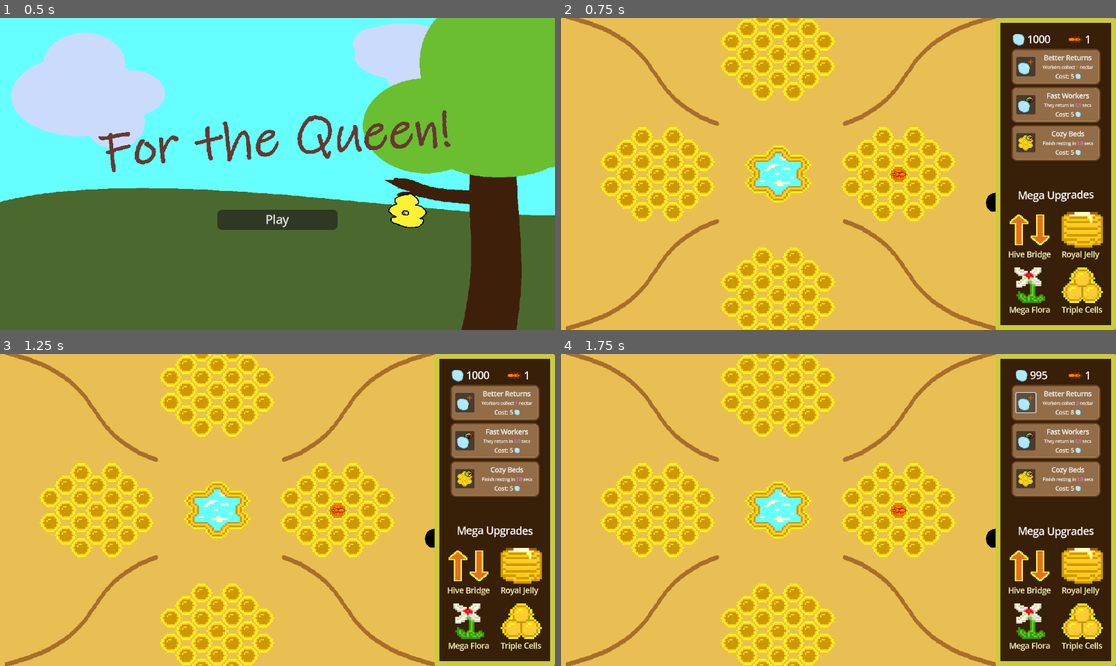
Above: before the commit, frames 1-4 (two rows, left to right).
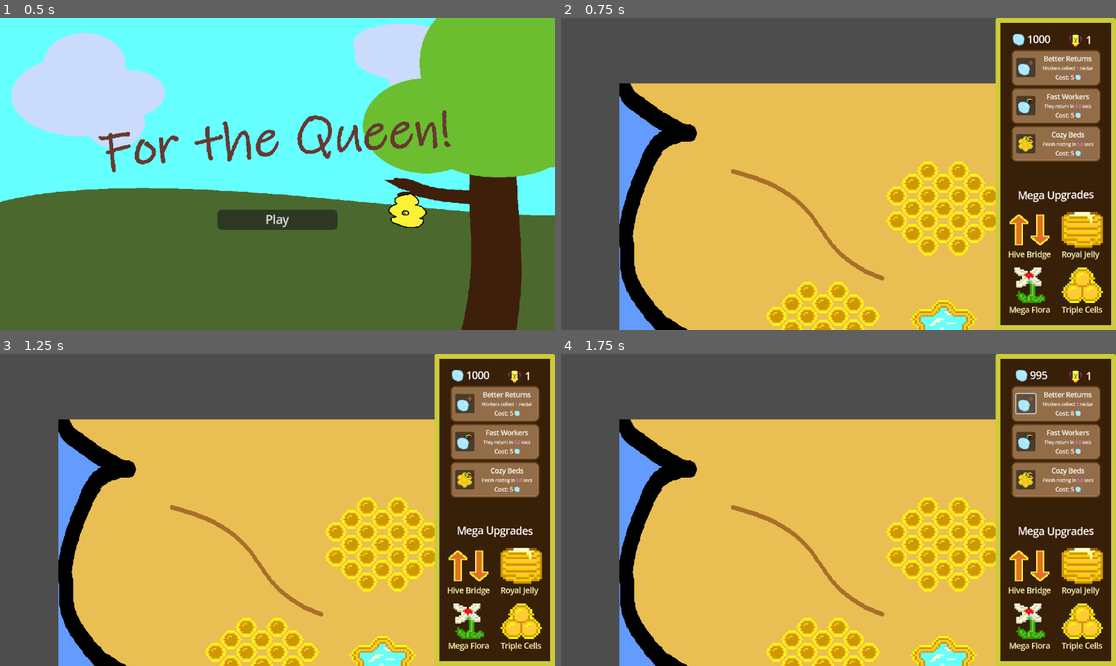
Above: after the commit, the same moments.

Repository: SBSoftwareDev/brainless
Game: Godot game, scene res://src/scenes/menu.tscn
Two runs of this game, one before a commit and one after it. Both use one fixed random seed, a clock stepped at 60 frames per second and the inputs below.
Inputs (mouse positions are in pixels of both pictures, inside the frame that each line leads up to):
- Up to frame 1 (0.5 s): no input
- Up to frame 2 (0.75 s): click "Play" at 0.5 s
- Up to frame 3 (1.25 s): no input
- Up to frame 4 (1.75 s): click (1027, 403) at 1.25 s

Frame 1 is identical in both runs. In frame 2, 47% of the frame differs, in the area x 0-100%, y 0-100%; in frame 3, 47%; in frame 4, 47%.

Commit message:
merged changes from dev_h

Diff:
--- a/project.godot
+++ b/project.godot
@@ -32,21 +32,40 @@
 "Camera Up"={
 "deadzone": 0.2,
 "events": [Object(InputEventKey,"resource_local_to_scene":false,"resource_name":"","device":-1,"window_id":0,"alt_press …(192 unchanged characters)…
+, Object(InputEventKey,"resource_local_to_scene":false,"resource_name":"","device":-1,"window_id":0,"alt_pressed":false,"shift_pressed":false,"ctrl_pressed":false,"meta_pressed":false,"pressed":false,"keycode":0,"physical_keycode":4194320,"key_label":0,"unicode":0,"location":0,"echo":false,"script":null)
 ]
 }
 "Camera Down"={
 "deadzone": 0.2,
 "events": [Object(InputEventKey,"resource_local_to_scene":false,"resource_name":"","device":-1,"window_id":0,"alt_press …(192 unchanged characters)…
+, Object(InputEventKey,"resource_local_to_scene":false,"resource_name":"","device":-1,"window_id":0,"alt_pressed":false,"shift_pressed":false,"ctrl_pressed":false,"meta_pressed":false,"pressed":false,"keycode":0,"physical_keycode":4194322,"key_label":0,"unicode":0,"location":0,"echo":false,"script":null)
 ]
 }
 "Camera Left"={
 "deadzone": 0.2,
 "events": [Object(InputEventKey,"resource_local_to_scene":false,"resource_name":"","device":-1,"window_id":0,"alt_press …(191 unchanged characters)…
+, Object(InputEventKey,"resource_local_to_scene":false,"resource_name":"","device":-1,"window_id":0,"alt_pressed":false,"shift_pressed":false,"ctrl_pressed":false,"meta_pressed":false,"pressed":false,"keycode":0,"physical_keycode":4194319,"key_label":0,"unicode":0,"location":0,"echo":false,"script":null)
 ]
 }
 "Camera Right"={
 "deadzone": 0.2,
 "events": [Object(InputEventKey,"resource_local_to_scene":false,"resource_name":"","device":-1,"window_id":0,"alt_press …(192 unchanged characters)…
+, Object(InputEventKey,"resource_local_to_scene":false,"resource_name":"","device":-1,"window_id":0,"alt_pressed":false,"shift_pressed":false,"ctrl_pressed":false,"meta_pressed":false,"pressed":false,"keycode":0,"physical_keycode":4194321,"key_label":0,"unicode":0,"location":0,"echo":false,"script":null)
+]
+}
+"Zoom In"={
+"deadzone": 0.2,
+"events": [Object(InputEventMouseButton,"resource_local_to_scene":false,"resource_name":"","device":-1,"window_id":0,"alt_pressed":false,"shift_pressed":false,"ctrl_pressed":false,"meta_pressed":false,"button_mask":0,"position":Vector2(0, 0),"global_position":Vector2(0, 0),"factor":1.0,"button_index":4,"canceled":false,"pressed":false,"double_click":false,"script":null)
+]
+}
+"Zoom Out"={
+"deadzone": 0.2,
+"events": [Object(InputEventMouseButton,"resource_local_to_scene":false,"resource_name":"","device":-1,"window_id":0,"alt_pressed":false,"shift_pressed":false,"ctrl_pressed":false,"meta_pressed":false,"button_mask":0,"position":Vector2(0, 0),"global_position":Vector2(0, 0),"factor":1.0,"button_index":5,"canceled":false,"pressed":false,"double_click":false,"script":null)
+]
+}
+Pan={
+"deadzone": 0.2,
+"events": [Object(InputEventMouseButton,"resource_local_to_scene":false,"resource_name":"","device":-1,"window_id":0,"alt_pressed":false,"shift_pressed":false,"ctrl_pressed":false,"meta_pressed":false,"button_mask":0,"position":Vector2(0, 0),"global_position":Vector2(0, 0),"factor":1.0,"button_index":3,"canceled":false,"pressed":false,"double_click":false,"script":null)
 ]
 }
 
--- /dev/null
+++ b/src/scenes/camera_Complete.tscn
@@ -0,0 +1,6 @@
+[gd_scene load_steps=2 format=3 uid="uid://n7opqk28yvud"]
+
+[ext_resource type="Script" uid="uid://c1iaho6twjycu" path="res://src/scenes/camera_2.0.gd" id="1_w3myx"]
+
+[node name="Camera" type="Camera2D"]
+script = ExtResource("1_w3myx")
--- a/src/scenes/game.tscn
+++ b/src/scenes/game.tscn
@@ -3,12 +3,12 @@
 [ext_resource type="Script" uid="uid://b5qquvw15kre8" path="res://src/scripts/economy.gd" id="1_3rtjt"]
 [ext_resource type="Script" uid="uid://o5dwssmffn71" path="res://src/scripts/player_stats.gd" id="2_lcg6w"]
 [ext_resource type="PackedScene" uid="uid://cuxp5sg65mf58" path="res://src/scenes/background.tscn" id="3_flib5"]
-[ext_resource type="PackedScene" uid="uid://csdvwte8a7f4g" path="res://src/scenes/camera.tscn" id="3_h2mn8"]
+[ext_resource type="PackedScene" uid="uid://n7opqk28yvud" path="res://src/scenes/camera_Complete.tscn" id="3_h2mn8"]
 [ext_resource type="PackedScene" uid="uid://b0jtrhlwf3gct" path="res://src/scenes/bee_hole.tscn" id="4_6e0h8"]
 [ext_resource type="PackedScene" uid="uid://0lht6v7xpbwe" path="res://src/scenes/cell_group.tscn" id="4_gh3at"]
 [ext_resource type="Script" uid="uid://4ol7o4jbvssw" path="res://src/scripts/level.gd" id="4_h2mn8"]
 [ext_resource type="PackedScene" uid="uid://by3idyv3mn488" path="res://src/scenes/control.tscn" id="4_yufto"]
-[ext_resource type="Script" path="res://src/scripts/debug_root.gd" id="7_gh3at"]
+[ext_resource type="Script" uid="uid://bujvj7kk26sdv" path="res://src/scripts/debug_root.gd" id="7_gh3at"]
 
 [sub_resource type="StyleBoxFlat" id="StyleBoxFlat_flib5"]
 bg_color = Color(0.41568628, 0.6431373, 0.6745098, 0.6901961)
--- a/src/scenes/worker_bee.tscn
+++ b/src/scenes/worker_bee.tscn
@@ -1,11 +1,43 @@
-[gd_scene load_steps=7 format=3 uid="uid://cl03cvs71awg0"]
+[gd_scene load_steps=11 format=3 uid="uid://cl03cvs71awg0"]
 
 [ext_resource type="Script" uid="uid://c5i02653f7y6o" path="res://src/scripts/worker_bee.gd" id="1_xt75n"]
-[ext_resource type="Texture2D" uid="uid://oo185yei5855" path="res://assets/img/worker/Worker_Bee.png" id="2_xt75n"]
+[ext_resource type="Texture2D" uid="uid://4jlhgdir8r78" path="res://assets/img/spritesheet/Bee.png" id="2_xt75n"]
 
-[sub_resource type="AtlasTexture" id="AtlasTexture_xt75n"]
+[sub_resource type="AtlasTexture" id="AtlasTexture_iq0ao"]
 atlas = ExtResource("2_xt75n")
-region = Rect2(2, 7, 29, 18)
+region = Rect2(0, 0, 32, 32)
+
+[sub_resource type="AtlasTexture" id="AtlasTexture_hi720"]
+atlas = ExtResource("2_xt75n")
+region = Rect2(32, 0, 32, 32)
+
+[sub_resource type="AtlasTexture" id="AtlasTexture_0gm1f"]
+atlas = ExtResource("2_xt75n")
+region = Rect2(64, 0, 32, 32)
+
+[sub_resource type="AtlasTexture" id="AtlasTexture_4plu4"]
+atlas = ExtResource("2_xt75n")
+region = Rect2(96, 0, 32, 32)
+
+[sub_resource type="SpriteFrames" id="SpriteFrames_3cvq2"]
+animations = [{
+"frames": [{
+"duration": 1.0,
+"texture": SubResource("AtlasTexture_iq0ao")
+}, {
+"duration": 1.0,
+"texture": SubResource("AtlasTexture_hi720")
+}, {
+"duration": 1.0,
+"texture": SubResource("AtlasTexture_0gm1f")
+}, {
+"duration": 1.0,
+"texture": SubResource("AtlasTexture_4plu4")
+}],
+"loop": true,
+"name": &"default",
+"speed": 5.0
+}]
 
 [sub_resource type="CircleShape2D" id="CircleShape2D_iq0ao"]
 radius = 15.033297
@@ -21,10 +53,12 @@
 input_pickable = true
 script = ExtResource("1_xt75n")
 
-[node name="Bee Sprite" type="Sprite2D" parent="."]
+[node name="Bee Sprite" type="AnimatedSprite2D" parent="."]
 z_index = 100
 texture_filter = 1
-texture = SubResource("AtlasTexture_xt75n")
+sprite_frames = SubResource("SpriteFrames_3cvq2")
+autoplay = "default"
+frame_progress = 0.0053046164
 
 [node name="Collection Area" type="Area2D" parent="."]
 
--- /dev/null
+++ b/src/scripts/camera_2.0.gd
@@ -0,0 +1,61 @@
+extends Camera2D
+
+@export var zoomSpeed : float = 10;
+@export var panSpeed : float = 10;
+
+var zoomTarget
+
+var dragMousePos = Vector2.ZERO
+var dragCameraPos = Vector2.ZERO
+var isDragging : bool = false;
+
+func _ready():
+	zoomTarget = zoom
+	pass
+
+
+func _process(delta):
+	Zoom(delta)
+	SimplePan(delta)
+	ClickAndDrag()
+
+func Zoom(delta):
+	#Contols Camera Zoom
+	if Input.is_action_just_pressed("Zoom In"):
+		zoomTarget *= 1.1
+
+	if Input.is_action_just_pressed("Zoom Out"):
+		zoomTarget *= 0.9
+
+	zoom = zoom.slerp(zoomTarget, zoomSpeed * delta)
+
+func SimplePan(delta):
+	#moves camera with wasd
+	var panAmount = Vector2.ZERO
+	if Input.is_action_pressed("Camera Up"):
+		position.y -= panSpeed
+	if Input.is_action_pressed("Camera Down"):
+		position.y += panSpeed
+	if Input.is_action_pressed("Camera Left"):
+		position.x -= panSpeed
+	if Input.is_action_pressed("Camera Right"):
+		position.x += panSpeed
+
+	#controls speed of pan
+	#Faster while closer and slower while farhter away
+	panAmount = panAmount.normalized()
+	position += panAmount * delta * 1000 * (1/zoom.x)
+
+func ClickAndDrag():
+	#Pans the camera with mouse and click
+	if !isDragging and Input.is_action_just_pressed("Pan"):
+		dragMousePos = get_viewport().get_mouse_position()
+		dragCameraPos = position
+		isDragging = true
+
+	if isDragging and Input.is_action_just_released("Pan"):
+		isDragging = false
+
+	if isDragging:
+		var moveVector = get_viewport().get_mouse_position() - dragMousePos
+		position =  dragCameraPos - moveVector * 1/zoom.x
--- a/src/scripts/control.gd
+++ b/src/scripts/control.gd
@@ -26,7 +26,7 @@
 
 func _ready() -> void:
 	nectar_amount_label.text = str("[img]res://assets/img/ui/nectar.png[/img] 0")
-	bee_amount_label.text = str("[img]res://src/scenes/worker_bee.tscn::AtlasTexture_xt75n[/img] 0")
+	bee_amount_label.text = str("[img]res://assets/img/worker/Bee_Head.png[/img] 0")
 
 	#Cost labels
 	rate_cost_label.text = str("Cost: ", economy.getCollectionPrice(), " [img width=10%]res://assets/img/ui/nectar.png[/img]")
@@ -42,7 +42,7 @@
 # Called every frame. 'delta' is the elapsed time since the previous frame.
 func _process(_delta: float) -> void:
 	nectar_amount_label.text = str("[img]res://assets/img/ui/nectar.png[/img] ", economy.getNectarAmount() )
-	bee_amount_label.text = str("[img]res://src/scenes/worker_bee.tscn::AtlasTexture_xt75n[/img] ", economy.getBeeAmount())
+	bee_amount_label.text = str("[img]res://assets/img/worker/Bee_Head.png[/img] ", economy.getBeeAmount())
 
 	updatePricePanel()
 
--- a/src/scripts/worker_bee.gd
+++ b/src/scripts/worker_bee.gd
@@ -14,7 +14,7 @@
 @onready var animation_player: AnimationPlayer = $AnimationPlayer
 @onready var bee_path: Path2D = %BeePath
 @onready var bee_hole: Sprite2D = $"../../../../../../Entities/BeeHole"
-@onready var bee_sprite: Sprite2D = $"Bee Sprite"
+@onready var bee_sprite: AnimatedSprite2D = $"Bee Sprite"
 @onready var cell_cooldown: Timer = $CellCooldown
 @onready var player_stats: Node = $"../../../../../../../Systems/PlayerStats"
 
Binary file added: assets/img/spritesheet/Bee.png
Not shown, added: assets/img/spritesheet/Bee.png.import
Binary file added: assets/img/worker/Bee_Head.png
Not shown, added: assets/img/worker/Bee_Head.png.import
Not shown, added: src/scripts/camera_2.0.gd.uid
